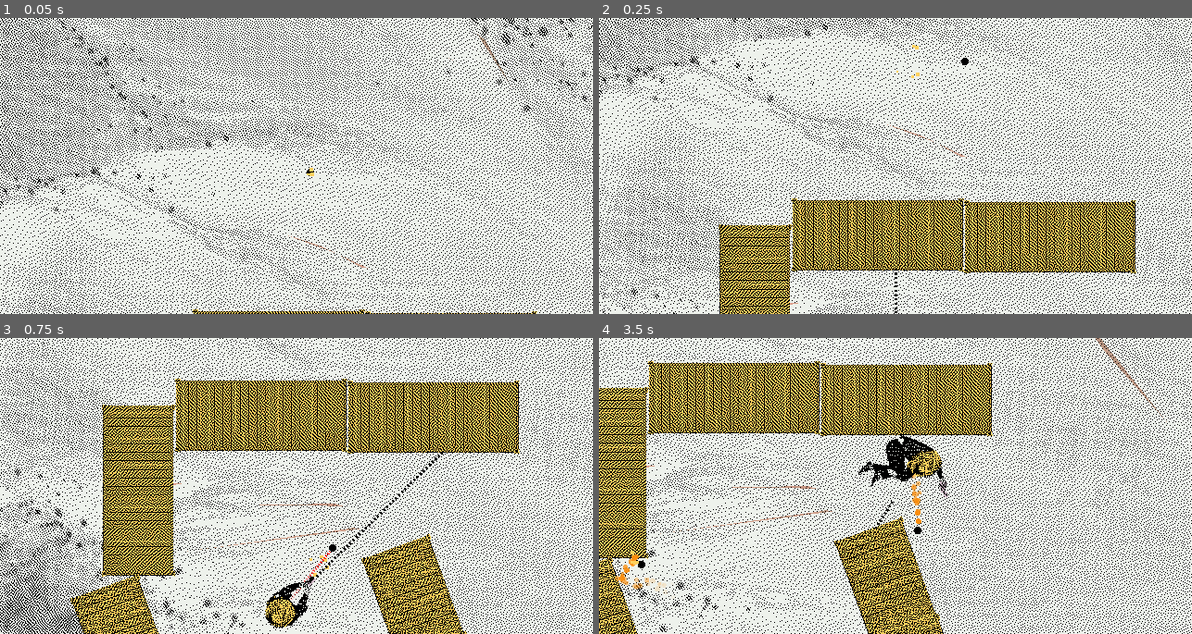
Above: before the commit, frames 1-4 (two rows, left to right).
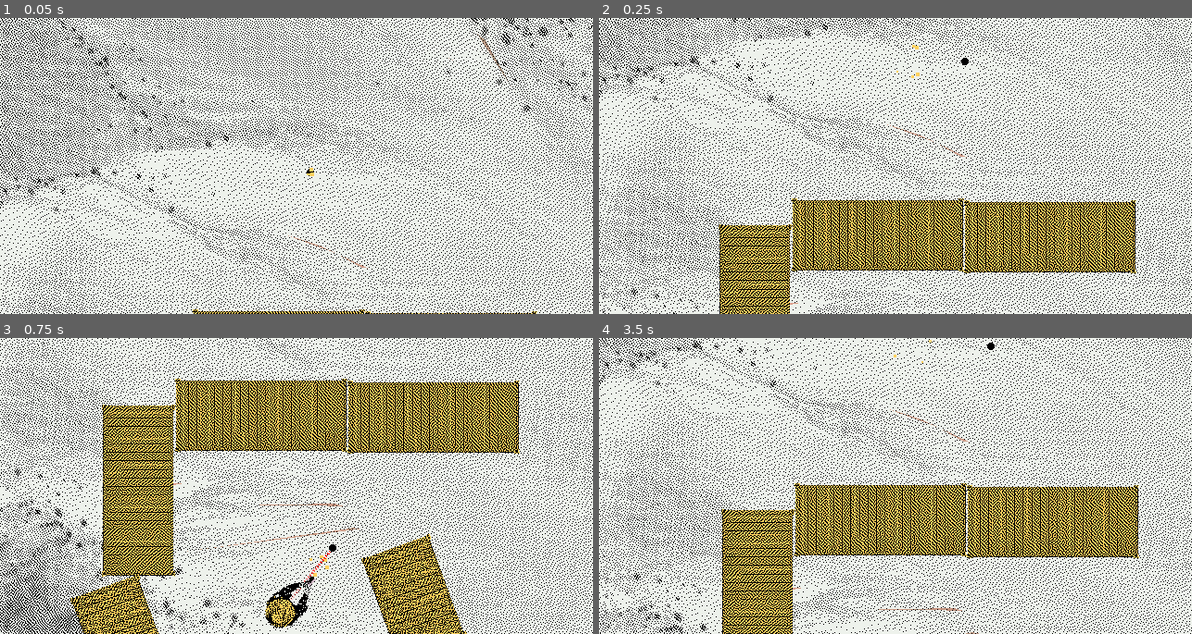
Above: after the commit, the same moments.

Repository: HalfdanBrage/nordicGame
Game: Godot game, scene res://Levels/Main_levels/after_level_1.tscn
The game is run twice, just before and just after one commit, with the same random seed, the same clock (stepped at 60 frames per second) and the same inputs. This scene is started directly instead of the project's main scene.
Inputs (mouse positions are in pixels of both pictures, inside the frame that each line leads up to):
- Up to frame 1 (0.05 s): no input
- Up to frame 2 (0.25 s): no input
- Up to frame 3 (0.75 s): move the mouse to (426, 471) at 0.52 s; tap Space (shoot) at 0.6 s
- Up to frame 4 (3.5 s): move the mouse to (776, 500) at 1.27 s; tap X (swap) at 1.35, 2.85 s; move the mouse to (954, 420) at 2.02 s; tap Space (shoot) at 2.1 s; move the mouse to (865, 545) at 2.77 s

Frame 1 is identical in both runs. In frame 2, less than 0.1% of the frame differs, in the area x 49-51%, y 84-100%; in frame 3, 0.1%; in frame 4, 52%, in the area x 0-100%, y 0-100%.

Commit message:
death fix

Diff:
--- a/Entities/Player/player.gd
+++ b/Entities/Player/player.gd
@@ -17,6 +17,8 @@
 var angle
 
 func _ready():
+	$AnimatedSprite2D.visible = true
+	$AnimatedSprite2D2.visible = false
 	Levelmanager.set_player(self)
 
 func _physics_process(delta):
@@ -34,11 +36,6 @@
 
 	if Input.is_action_just_pressed("shoot"):
 		shoot()
-	# TODO: refine joypad aiming later
-	if event is InputEventJoypadButton:
-		is_controller = false
-	elif event is InputEventMouse:
-		is_controller = false
 
 func get_aim_angle():
 	if is_controller:
--- a/Entities/Player/player.tscn
+++ b/Entities/Player/player.tscn
@@ -70,12 +70,77 @@
 tracks/1/interp = 1
 tracks/1/loop_wrap = true
 tracks/1/keys = {
-"times": PackedFloat32Array(0.9),
-"transitions": PackedFloat32Array(1),
-"values": [{
+"times": PackedFloat32Array(0, 0.9),
+"transitions": PackedFloat32Array(1, 1),
+"values": [{
+"args": [false],
+"method": &"set_process_input"
+}, {
 "args": [],
 "method": &"respawn"
 }]
+}
+tracks/2/type = "method"
+tracks/2/imported = false
+tracks/2/enabled = true
+tracks/2/path = NodePath(".")
+tracks/2/interp = 1
+tracks/2/loop_wrap = true
+tracks/2/keys = {
+"times": PackedFloat32Array(0),
+"transitions": PackedFloat32Array(1),
+"values": [{
+"args": [false],
+"method": &"set_physics_process"
+}]
+}
+tracks/3/type = "value"
+tracks/3/imported = false
+tracks/3/enabled = true
+tracks/3/path = NodePath("AnimatedSprite2D:rotation")
+tracks/3/interp = 1
+tracks/3/loop_wrap = true
+tracks/3/keys = {
+"times": PackedFloat32Array(0),
+"transitions": PackedFloat32Array(1),
+"update": 0,
+"values": [0.0]
+}
+tracks/4/type = "value"
+tracks/4/imported = false
+tracks/4/enabled = true
+tracks/4/path = NodePath("ActiveBulletLine:visible")
+tracks/4/interp = 1
+tracks/4/loop_wrap = true
+tracks/4/keys = {
+"times": PackedFloat32Array(0),
+"transitions": PackedFloat32Array(1),
+"update": 1,
+"values": [false]
+}
+tracks/5/type = "value"
+tracks/5/imported = false
+tracks/5/enabled = true
+tracks/5/path = NodePath("AimLine:visible")
+tracks/5/interp = 1
+tracks/5/loop_wrap = true
+tracks/5/keys = {
+"times": PackedFloat32Array(0),
+"transitions": PackedFloat32Array(1),
+"update": 1,
+"values": [false]
+}
+tracks/6/type = "value"
+tracks/6/imported = false
+tracks/6/enabled = true
+tracks/6/path = NodePath(".:collision_layer")
+tracks/6/interp = 1
+tracks/6/loop_wrap = true
+tracks/6/keys = {
+"times": PackedFloat32Array(0),
+"transitions": PackedFloat32Array(1),
+"update": 1,
+"values": [0]
 }
 
 [sub_resource type="Animation" id="Animation_h4t1q"]
@@ -255,6 +320,7 @@
 texture_mode = 1
 
 [node name="AimLine" type="Line2D" parent="."]
+visible = false
 texture_repeat = 2
 points = PackedVector2Array(32, -36, 50, -74)
 width = 3.0
@@ -263,8 +329,8 @@
 texture_mode = 1
 
 [node name="AnimatedSprite2D" type="AnimatedSprite2D" parent="."]
+visible = false
 position = Vector2(-2.38419e-07, 4.76837e-07)
-rotation = 1.91986
 sprite_frames = SubResource("SpriteFrames_pe4d0")
 animation = &"dead"
 autoplay = "default"
@@ -288,7 +354,6 @@
 }
 
 [node name="AnimatedSprite2D2" type="AnimatedSprite2D" parent="."]
-visible = false
 scale = Vector2(2, 2)
 sprite_frames = SubResource("SpriteFrames_wnsxl")
 animation = &"disappear"
--- a/Levels/Main_levels/after_level_1.tscn
+++ b/Levels/Main_levels/after_level_1.tscn
@@ -14,9 +14,6 @@
 position = Vector2(-352, -608)
 texture = ExtResource("2_tnnrj")
 centered = false
-
-[node name="Camera2D" parent="." index="1"]
-max_mouse_offset_magnitude = 50.0
 
 [node name="Player" parent="." index="2"]
 position = Vector2(1, 1)
Not shown: 1 places in Levels/Main_levels/after_level_1.tscn that only renumber resources
